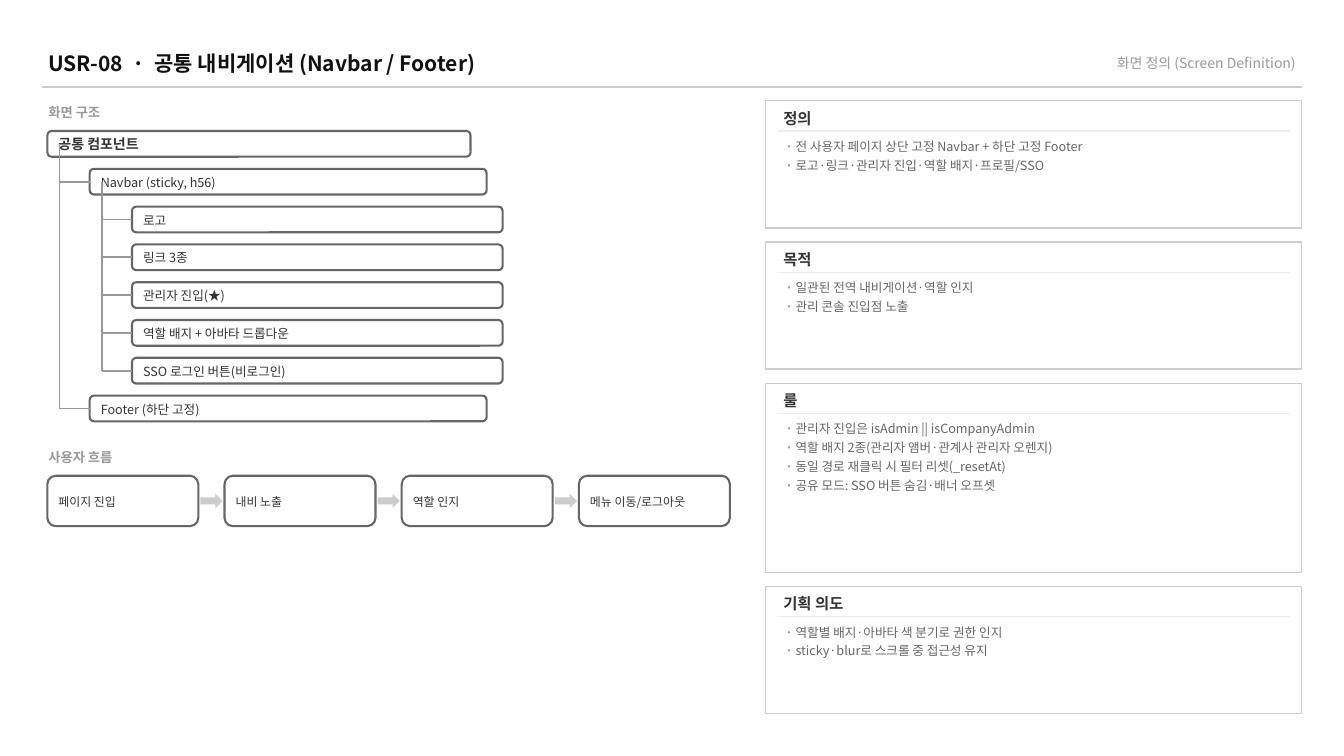
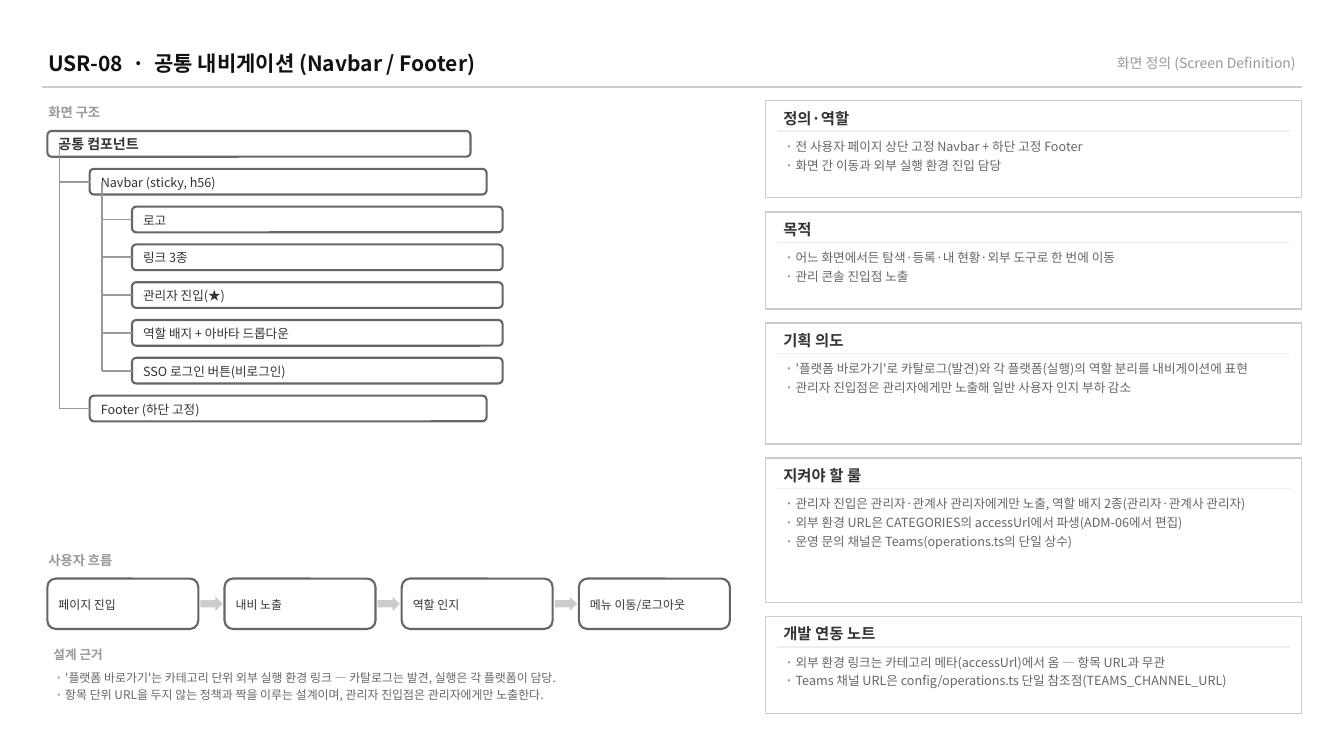
Before and after one commit to BaeNerd/Workspace, a slide deck: slide 22 of axplatform/docs/screen-specs/user-screens.pptx. Drawn at 1344x756 pixels with LibreOffice and Linux fonts; fonts in the diff are those of the drawing. Boxes give left, top, right and bottom in pixels: in the first picture for what was removed or moved away, otherwise in the second. Text is boxed around its words. In the diff, an @@ line names an element or a change of style, - is before the commit and + after.

```diff
--- a/axplatform/docs/screen-specs/user-screens.pptx
+++ b/axplatform/docs/screen-specs/user-screens.pptx
@@ rectangle: place and size @@
-rectangle at <box>765,101,1302,228</box>
+rectangle at <box>765,101,1302,198</box>
@@ text at <box>783,111,849,126</box>: text changed @@
-정의
+정의·역할
@@ text at <box>796,159,1001,171</box>: text changed @@
-· 로고·링크·관리자 진입·역할 배지·프로필/SSO
+· 화면 간 이동과 외부 실행 환경 진입 담당
@@ rectangle: place and size @@
-rectangle at <box>765,242,1302,369</box>
+rectangle at <box>765,212,1302,309</box>
@@ text "목적": place and size @@
-text "목적" at <box>783,252,811,267</box>
+text "목적" at <box>783,222,811,237</box>
@@ line moved from (777, 272) - (1290, 272) to (777, 242) - (1290, 242) @@
@@ text "· 어느 화면에서든 탐색·등록·내 현황·외부 ...": place and size @@
-text "· 어느 화면에서든 탐색·등록·내 현황·외부 ..." at <box>796,281,973,312</box>
+text "· 어느 화면에서든 탐색·등록·내 현황·외부 ..." at <box>796,251,1115,282</box>
@@ text at <box>796,251,1115,263</box>: text changed @@
-· 일관된 전역 내비게이션·역할 인지
+· 어느 화면에서든 탐색·등록·내 현황·외부 도구로 한 번에 이동
@@ rectangle added at <box>765,324,1302,445</box>, fill #FFFFFF, outline #CCCCCC 1 pt @@
@@ text "기획 의도": place and size @@
-text "기획 의도" at <box>783,596,843,611</box>
+text "기획 의도" at <box>783,333,843,348</box>
@@ line moved from (777, 413) - (1290, 413) to (777, 354) - (1290, 354) @@
@@ text added at <box>796,362,1248,393</box>, 9 pt, text #666666 @@
+· '플랫폼 바로가기'로 카탈로그(발견)와 각 플랫폼(실행)의 역할 분리를 내비게이션에 표현
+· 관리자 진입점은 관리자에게만 노출해 일반 사용자 인지 부하 감소
@@ rectangle: place and size @@
-rectangle at <box>765,383,1302,573</box>
+rectangle at <box>765,458,1302,602</box>
@@ text at <box>783,465,861,485</box>: text changed @@
-룰
+지켜야 할 룰
@@ line added from (777, 488) to (1290, 488), #EEEEEE 1 pt @@
@@ text at <box>796,497,1245,549</box>: text changed @@
-· 관리자 진입은 isAdmin || isCompanyAdmin
-· 역할 배지 2종(관리자 앰버·관계사 관리자 오렌지)
-· 동일 경로 재클릭 시 필터 리셋(_resetAt)
-· 공유 모드: SSO 버튼 숨김·배너 오프셋
+· 관리자 진입은 관리자·관계사 관리자에게만 노출, 역할 배지 2종(관리자·관계사 관리자)
+· 외부 환경 URL은 CATEGORIES의 accessUrl에서 파생(ADM-06에서 편집)
+· 운영 문의 채널은 Teams(operations.ts의 단일 상수)
@@ text "사용자 흐름": place and size @@
-text "사용자 흐름" at <box>48,451,112,463</box>
+text "사용자 흐름" at <box>48,554,112,566</box>
@@ 4 texts, 4 rounded rectangles, 3 right arrows: place and size @@
-4 texts, 4 rounded rectangles, 3 right arrows at <box>47,476,730,526</box>
+4 texts, 4 rounded rectangles, 3 right arrows at <box>47,579,730,629</box>
@@ rectangle: place and size @@
-rectangle at <box>765,587,1302,714</box>
+rectangle at <box>765,617,1302,714</box>
@@ text added at <box>783,626,875,641</box>, 11 pt, text #333333, bold @@
+개발 연동 노트
@@ text removed at <box>796,626,1002,658</box> @@
-· 역할별 배지·아바타 색 분기로 권한 인지
-· sticky·blur로 스크롤 중 접근성 유지
@@ text added at <box>53,648,103,660</box>, 9 pt, text #999999, bold @@
+설계 근거
@@ line moved from (777, 617) - (1290, 617) to (777, 647) - (1290, 647) @@
@@ text added at <box>796,656,1227,688</box>, 9 pt, text #666666 @@
+· 외부 환경 링크는 카테고리 메타(accessUrl)에서 옴 — 항목 URL과 무관
+· Teams 채널 URL은 config/operations.ts 단일 참조점(TEAMS_CHANNEL_URL)
@@ text added at <box>65,672,556,701</box>, 8.5 pt, text #666666 @@
+· '플랫폼 바로가기'는 카테고리 단위 외부 실행 환경 링크 — 카탈로그는 발견, 실행은 각 플랫폼이 담당.
+· 항목 단위 URL을 두지 않는 정책과 짝을 이루는 설계이며, 관리자 진입점은 관리자에게만 노출한다.
```
Also in this commit, not shown: 22 other slides changed, 6 other files.
